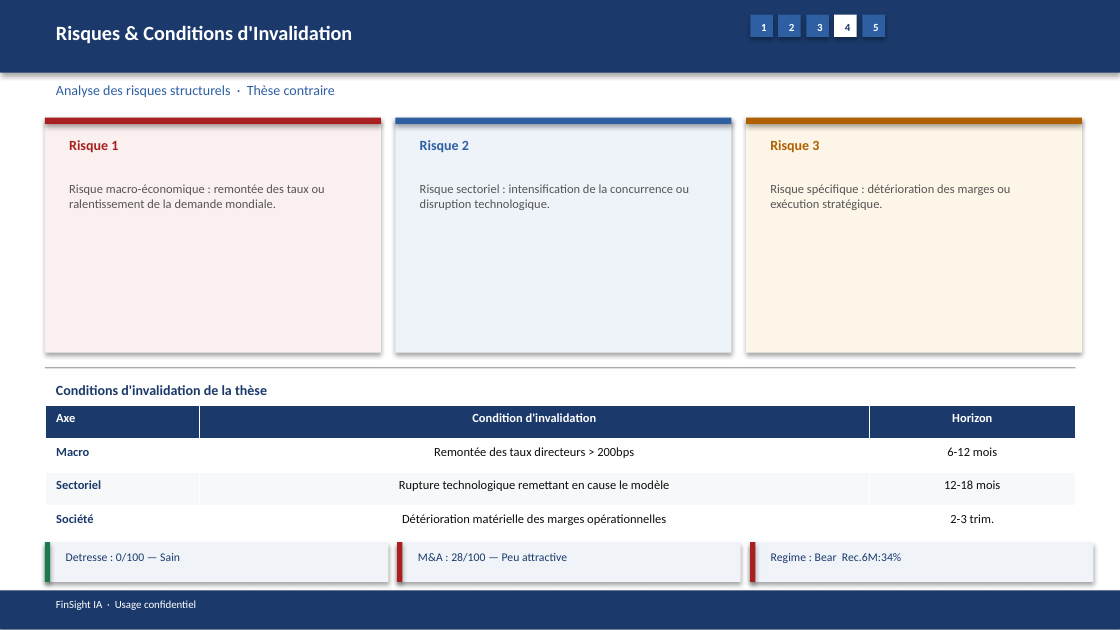
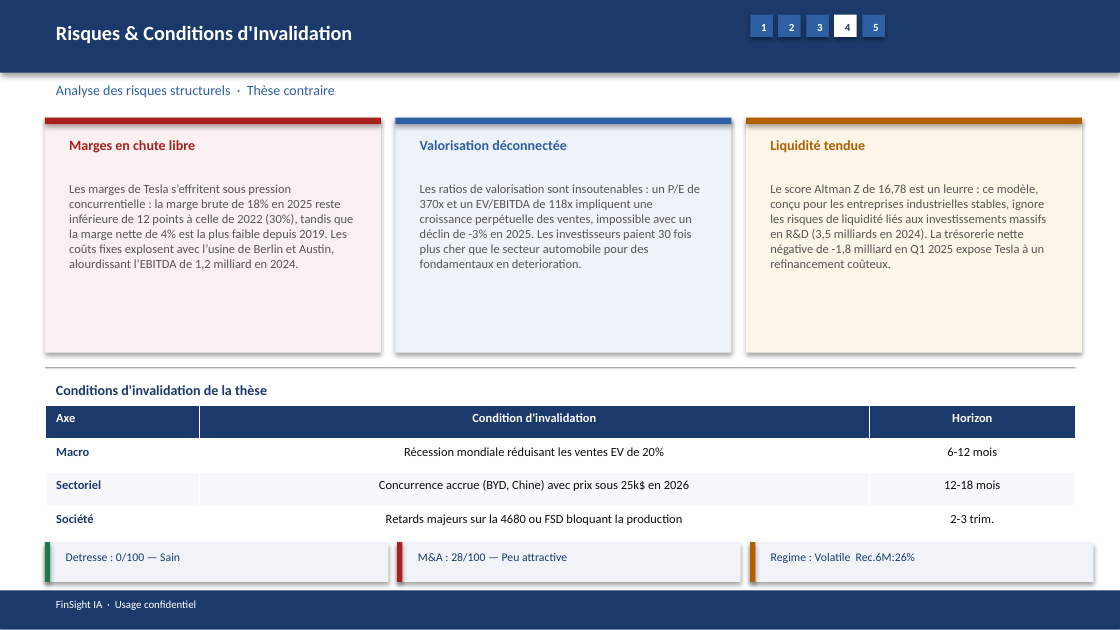
Before and after one commit to baptistejeh07-art/finsight-ia, a slide deck: slide 16 of preview/TSLA/TSLA_pitchbook.pptx. Drawn at 1120x630 pixels with LibreOffice and Linux fonts; fonts in the diff are those of the drawing. Boxes give left, top, right and bottom in pixels: in the first picture for what was removed or moved away, otherwise in the second. Text is boxed around its words. In the diff, an @@ line names an element or a change of style, - is before the commit and + after.

```diff
--- a/preview/TSLA/TSLA_pitchbook.pptx
+++ b/preview/TSLA/TSLA_pitchbook.pptx
@@ text at bbox=[69, 140, 195, 153]: text changed @@
-Risque 1
+Marges en chute libre
@@ text at bbox=[420, 140, 567, 150]: text changed @@
-Risque 2
+Valorisation déconnectée
@@ text at bbox=[770, 140, 865, 153]: text changed @@
-Risque 3
+Liquidité tendue
@@ text at bbox=[69, 184, 353, 270]: text changed @@
-Risque macro-économique : remontée des taux ou ralentissement de la demande mondiale.
+Les marges de Tesla s’effritent sous pression concurrentielle : la marge brute de 18% en 2025 reste inférieure de 12 points à celle de 2022 (30%), tandis que la marge nette de 4% est la plus faible depuis 2019. Les coûts fixes explosent avec l’usine de Berlin et Austin, alourdissant l’EBITDA de 1,2 milliard en 2024.
@@ text at bbox=[420, 184, 700, 268]: text changed @@
-Risque sectoriel : intensification de la concurrence ou disruption technologique.
+Les ratios de valorisation sont insoutenables : un P/E de 370x et un EV/EBITDA de 118x impliquent une croissance perpétuelle des ventes, impossible avec un déclin de -3% en 2025. Les investisseurs paient 30 fois plus cher que le secteur automobile pour des fondamentaux en deterioration.
@@ text at bbox=[770, 184, 1046, 268]: text changed @@
-Risque spécifique : détérioration des marges ou exécution stratégique.
+Le score Altman Z de 16,78 est un leurre : ce modèle, conçu pour les entreprises industrielles stables, ignore les risques de liquidité liés aux investissements massifs en R&D (3,5 milliards en 2024). La trésorerie nette négative de -1,8 milliard en Q1 2025 expose Tesla à un refinancement coûteux.
@@ table at bbox=[45, 405, 1075, 540] @@
-row 2, column 2: Remontée des taux directeurs > 200bps
+row 2, column 2: Récession mondiale réduisant les ventes EV de 20%
-row 3, column 2: Rupture technologique remettant en cause le modèle
+row 3, column 2: Concurrence accrue (BYD, Chine) avec prix sous 25k$ en 2026
-row 4, column 2: Détérioration matérielle des marges opérationnelles
+row 4, column 2: Retards majeurs sur la 4680 ou FSD bloquant la production
@@ rectangle at bbox=[750, 542, 756, 581]: fill #A82020 to #B06000 @@
@@ text at bbox=[771, 553, 915, 563]: text changed @@
-Regime : Bear Rec.6M:34%
+Regime : Volatile Rec.6M:26%
```
Also in this commit, not shown: 14 other slides changed, 4 other files.
